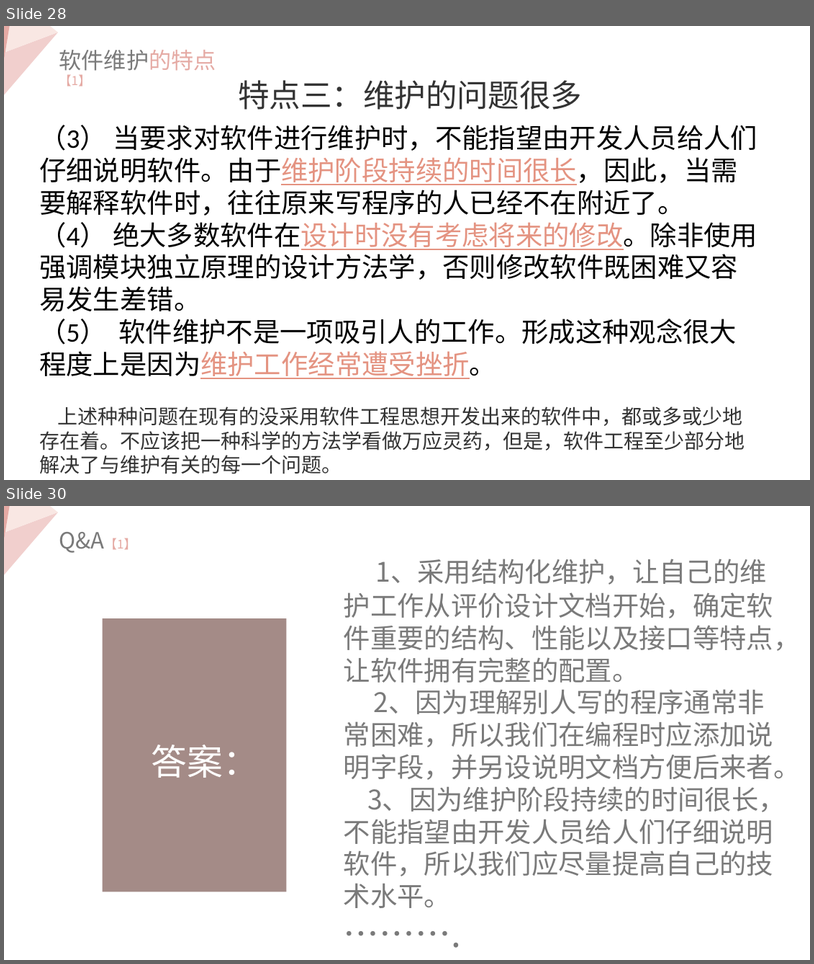
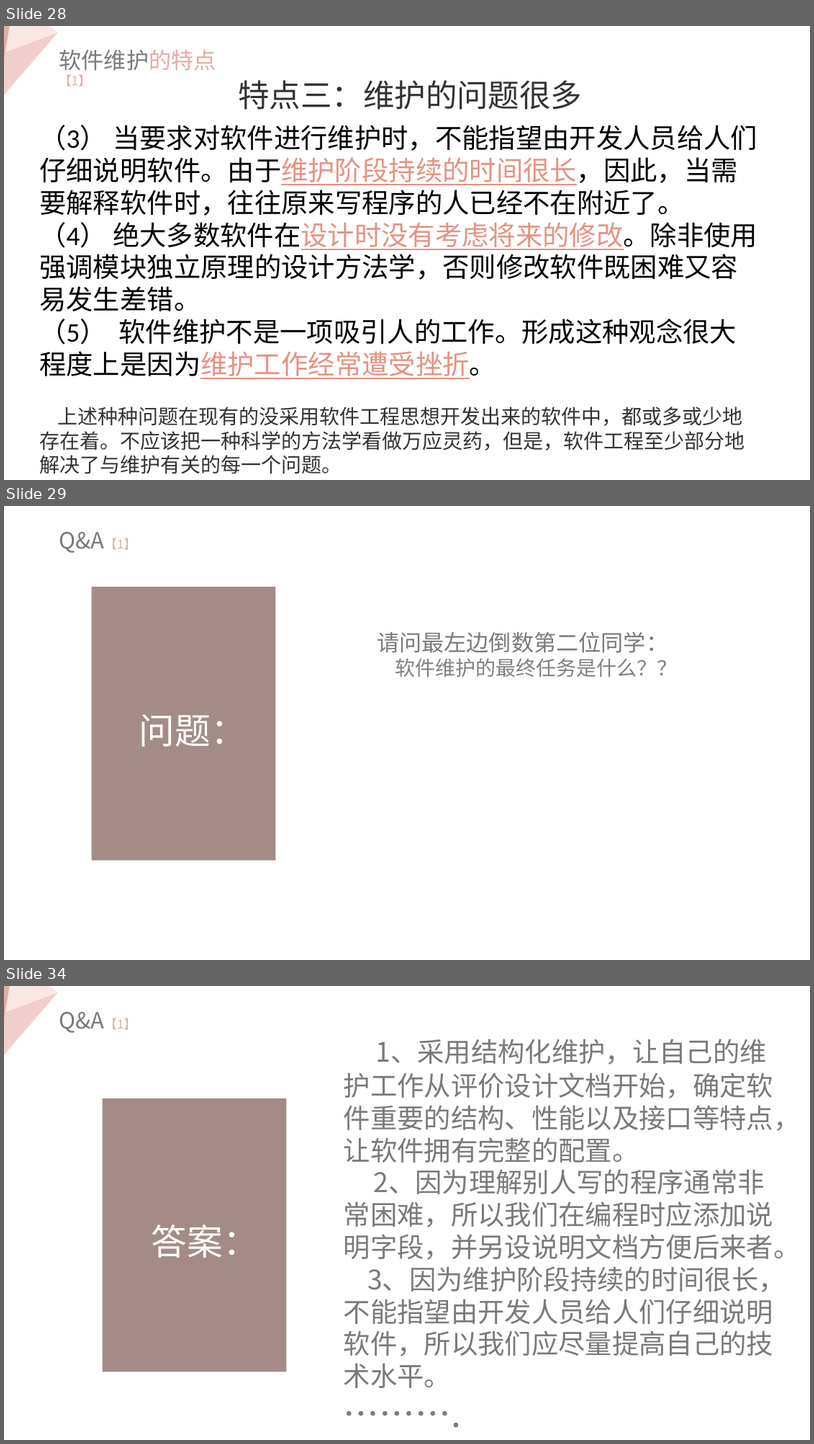
Before and after one commit to Ggiiljj/BALL_Date, a slide deck: 小组作业/SE2019春-G06-软件维护的定义和特点.pptx. Shown one above the other, each under a label of ours: slides 28 and 30 before the commit, slides 28, 29 and 34 after it; the slides between them are not shown. The pictures are 814x964 and 814x1444 pixels, drawn with LibreOffice and Linux fonts; fonts in the diff are those of the drawing. Boxes give left, top, right and bottom in pixels: in the first picture for what was removed or moved away, otherwise in the second. Text is boxed around its words. In the diff, an @@ line names an element or a change of style, - is before the commit and + after.

```diff
--- a/小组作业/SE2019春-G06-软件维护的定义和特点.pptx
+++ b/小组作业/SE2019春-G06-软件维护的定义和特点.pptx
@@ slide 29 added at (x1=4, y1=506, x2=810, y2=960), background #FFFFFF @@
@@ text added at (x1=59, y1=532, x2=136, y2=553), 20 pt, text #7A7A7A @@
+Q&A【1】
@@ rectangle added at (x1=92, y1=587, x2=275, y2=860), fill #9B7F7B at 90% opacity @@
@@ text added at (x1=377, y1=632, x2=677, y2=677), 18 pt, text #808080 @@
+请问最左边倒数第二位同学：
+软件维护的最终任务是什么？？
@@ text added at (x1=139, y1=714, x2=247, y2=746), 32 pt, text #FFFFFF @@
+问题：
@@ what was slide 30 is now slide 34 @@
```
Also in this commit, not shown: 1 slide changed, 3 other slides added, 1 other file.
